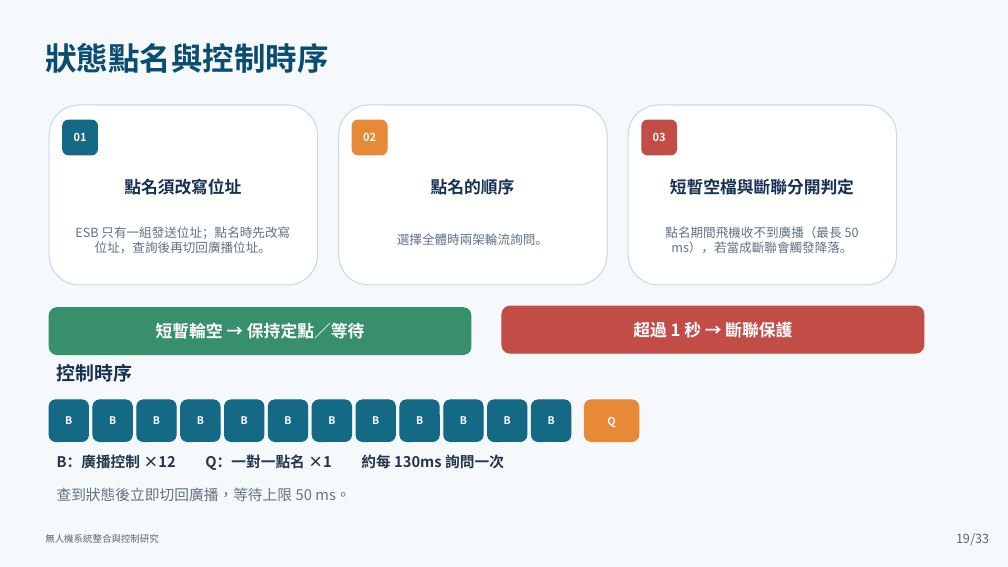
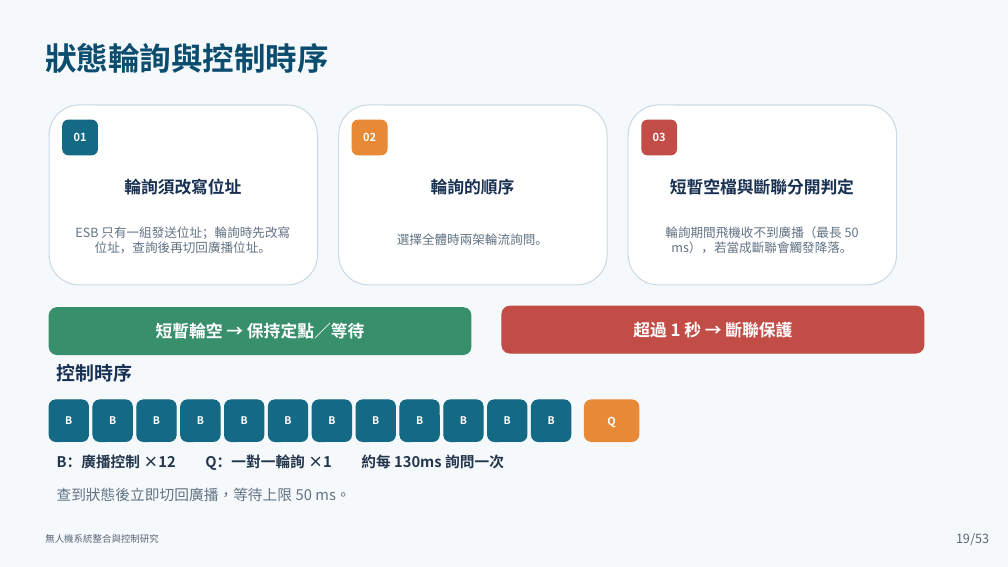
Before and after one commit to lingken1028/-, a slide deck: slide 19 of 無人機系統整合與控制研究_口試簡報 (2).pptx. Drawn at 1008x567 pixels with LibreOffice and Linux fonts; fonts in the diff are those of the drawing. Boxes give left, top, right and bottom in pixels: in the first picture for what was removed or moved away, otherwise in the second. Text is boxed around its words. In the diff, an @@ line names an element or a change of style, - is before the commit and + after.

```diff
--- a/無人機系統整合與控制研究_口試簡報 (2).pptx
+++ b/無人機系統整合與控制研究_口試簡報 (2).pptx
@@ text at (45, 43, 328, 73): text changed @@
-狀態點名與控制時序
+狀態輪詢與控制時序
@@ text at (124, 178, 241, 195): text changed @@
-點名須改寫位址
+輪詢須改寫位址
@@ text at (431, 179, 515, 195): text changed @@
-點名的順序
+輪詢的順序
@@ text at (75, 226, 290, 253): text changed @@
-ESB 只有一組發送位址；點名時先改寫位址，查詢後再切回廣播位址。
+ESB 只有一組發送位址；輪詢時先改寫位址，查詢後再切回廣播位址。
@@ text at (665, 226, 859, 253): text changed @@
-點名期間飛機收不到廣播（最長 50 ms），若當成斷聯會觸發降落。
+輪詢期間飛機收不到廣播（最長 50 ms），若當成斷聯會觸發降落。
@@ text at (57, 454, 504, 470): text changed @@
-B：廣播控制 ×12 Q：一對一點名 ×1 約每 130ms 詢問一次
+B：廣播控制 ×12 Q：一對一輪詢 ×1 約每 130ms 詢問一次
@@ text at (970, 533, 989, 545): text changed @@
-/33
+/53
```
Also in this commit, not shown: 52 other slides changed.
